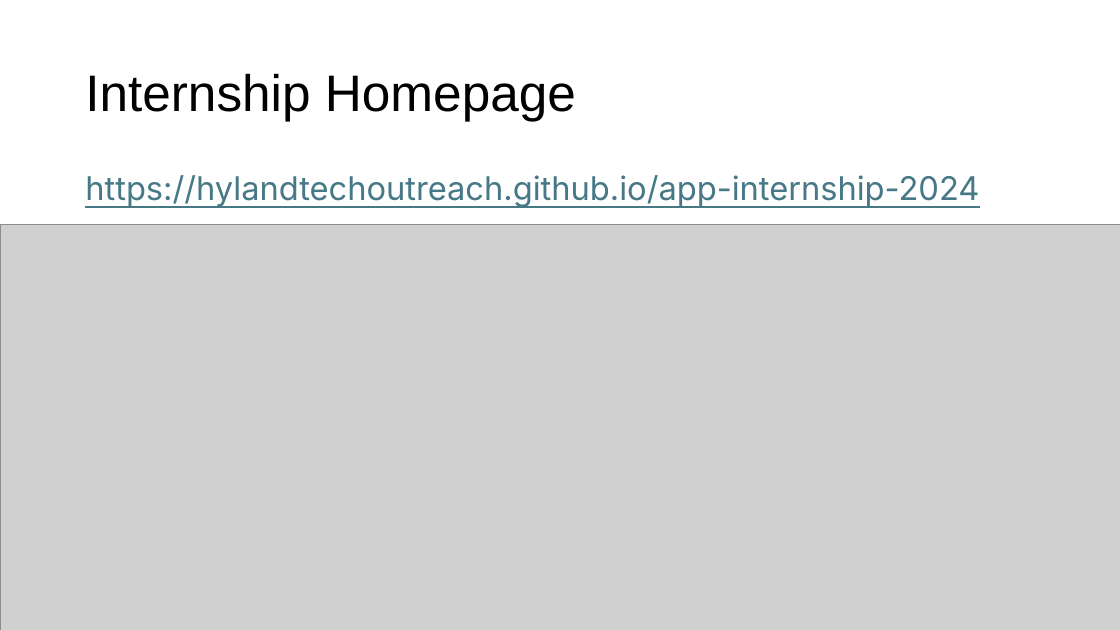
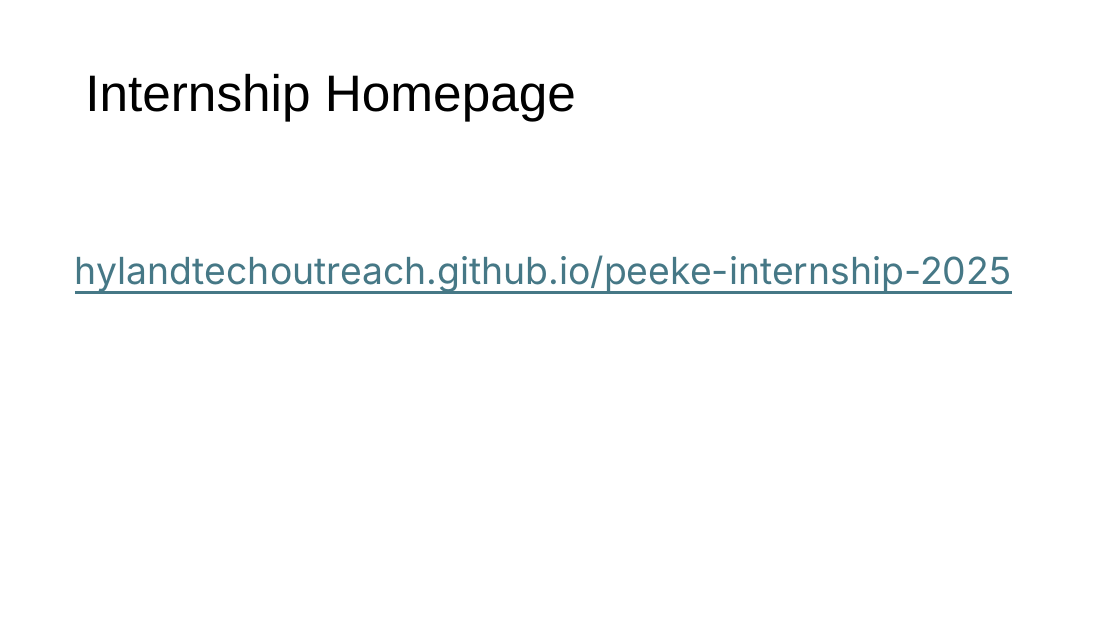
Before and after one commit to hylandtechoutreach/peeke-internship-2025, a slide deck: slide 3 of MeetTeam.pptx. Drawn at 1120x630 pixels with LibreOffice and Linux fonts; fonts in the diff are those of the drawing; grey boxes stand for pictures. Boxes give left, top, right and bottom in pixels: in the first picture for what was removed or moved away, otherwise in the second. Text is boxed around its words. In the diff, an @@ line names an element or a change of style, - is before the commit and + after.

```diff
--- a/MeetTeam.pptx
+++ b/MeetTeam.pptx
@@ picture removed at [0, 225, 1120, 630] @@
@@ text at [75, 255, 1012, 293]: text changed; size 28 to 32 pt @@
-https://hylandtechoutreach.github.io/app-internship-2024
+hylandtechoutreach.github.io/peeke-internship-2025
```
Also in this commit, not shown: 3 other slides changed, 18 other files.
